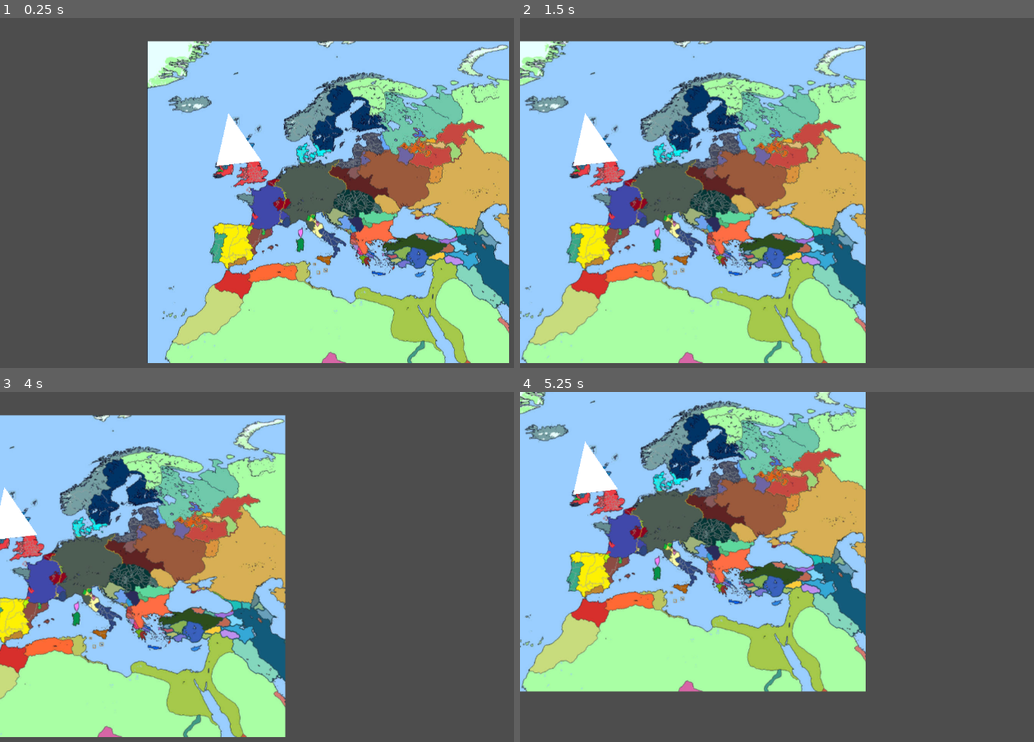
Above: before the commit, frames 1-4 (two rows, left to right).
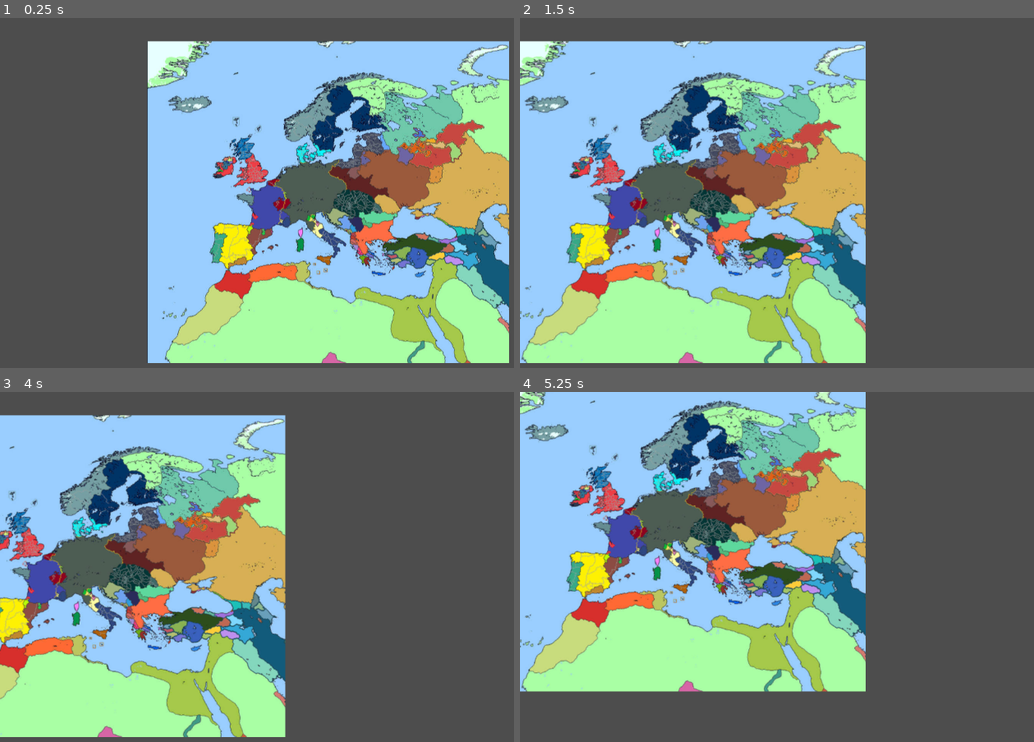
Above: after the commit, the same moments.

Repository: Jinrou13/StrategyWarSim
Game: Godot game, scene res://world_map.tscn
Two runs of this game, one before a commit and one after it. Both use one fixed random seed, a clock stepped at 60 frames per second and the inputs below. The project has no main scene, so this scene is started directly.
Inputs (mouse positions are in pixels of both pictures, inside the frame that each line leads up to):
- Up to frame 1 (0.25 s): no input
- Up to frame 2 (1.5 s): tap Enter at 0.5 s; move the mouse to (992, 182) at 0.52 s; hold Right (ui_right) 0.53-1.25 s; click (992, 182) at 0.67 s; drag from (715, 221) to (812, 277) at 1.27 s
- Up to frame 3 (4 s): tap Space at 2 s; move the mouse to (395, 497) at 2.02 s; hold Right (ui_right) 2.03-2.75 s; click (395, 497) at 2.17 s; drag from (292, 651) to (133, 521) at 2.77 s; tap Enter at 3.5 s; move the mouse to (outside the picture) at 3.52 s; hold Left (ui_left) from 3.53 s (still down); click (outside the picture) at 3.67 s
- Up to frame 4 (5.25 s): release Left (ui_left) at 4.25 s; drag from (653, 521) to (751, 483) at 4.27 s; tap Space at 5 s; move the mouse to (879, 577) at 5.02 s; hold Down (ui_down) from 5.03 s (still down); click (879, 577) at 5.17 s

The runs differ from the first frame. In frame 1, 0.7% of the frame differs, in the area x 42-51%, y 27-43%; in frame 2, 0.7%; in frame 3, 0.6%; in frame 4, 0.7%.

Commit message:
Add tracked files

Diff:
--- /dev/null
+++ b/country_a.gd
@@ -0,0 +1,5 @@
+extends Polygon2D
+
+func _input_event(viewport, event, shape_idx):
+	if event is InputEventMouseButton and event.pressed and event.button_index == MOUSE_BUTTON_LEFT:
+		print("Country_A clicked!")
--- /dev/null
+++ b/country_a_area.gd
@@ -0,0 +1,8 @@
+extends Area2D
+
+func _ready():
+	input_pickable = true  # Just in case
+
+func _input_event(viewport, event, shape_idx):
+	if event is InputEventMouseButton and event.pressed and event.button_index == MOUSE_BUTTON_LEFT:
+		print("Country_A clicked!")
--- a/world_map.tscn
+++ b/world_map.tscn
@@ -1,7 +1,8 @@
-[gd_scene load_steps=3 format=3 uid="uid://bwpo2inb5au6f"]
+[gd_scene load_steps=4 format=3 uid="uid://bwpo2inb5au6f"]
 
 [ext_resource type="Texture2D" uid="uid://c16cnw38b6ynl" path="res://europemap.png" id="1_deu6t"]
 [ext_resource type="Script" uid="uid://tjioe7ecvypn" path="res://camera_2d.gd" id="2_4ojr4"]
+[ext_resource type="Script" uid="uid://dqibxow6q012" path="res://country_a_area.gd" id="3_4ojr4"]
 
 [node name="WorldMap" type="Node2D"]
 
@@ -13,7 +14,8 @@
 
 [node name="Countries" type="Node2D" parent="."]
 
-[node name="Country_A" type="Polygon2D" parent="Countries"]
-polygon = PackedVector2Array(-196, -64, -175, -157, -117, -73)
+[node name="country_A_Area" type="Area2D" parent="Countries"]
+script = ExtResource("3_4ojr4")
 
-[node name="CollisionPolygon2D" type="CollisionPolygon2D" parent="Countries/Country_A"]
+[node name="CollisionPolygon2D" type="CollisionPolygon2D" parent="Countries/country_A_Area"]
+polygon = PackedVector2Array(-128, -85, -98, -51, -112, -33, -172, -24, -173, -39, -148, -75)
Not shown, added: country_a.gd.uid
Not shown, added: country_a_area.gd.uid
